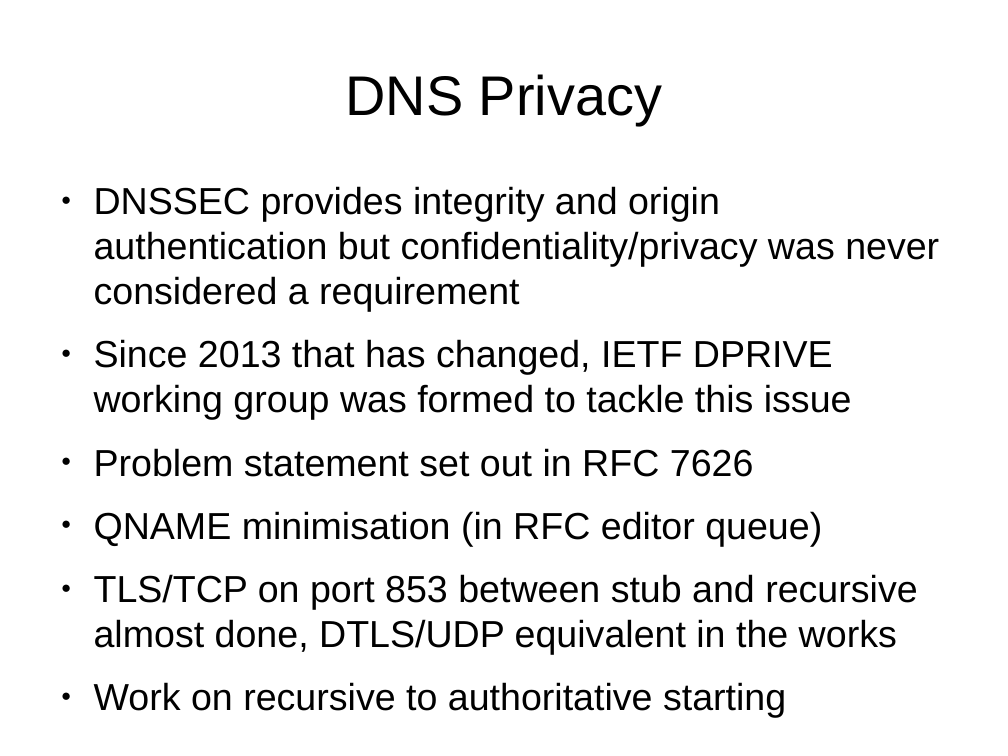
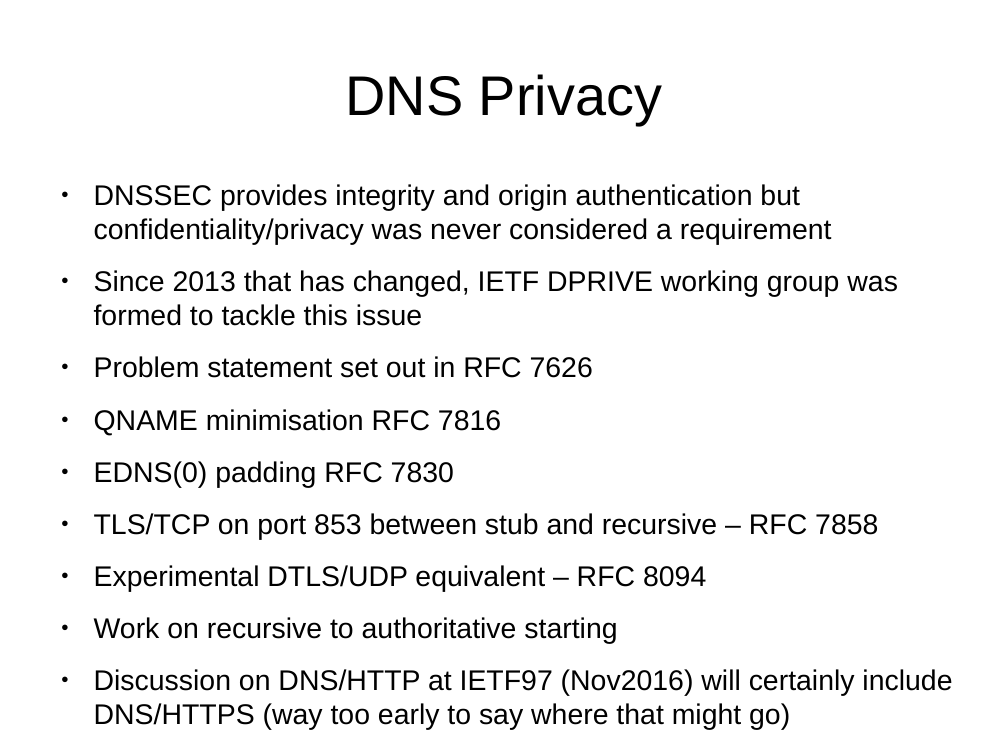
Before and after one commit to sftcd/cs7053, a slide deck: slide 15 of 2016lectures/08-snowdonia.odp (slide 14 before the commit). Drawn at 1008x756 pixels with LibreOffice and Linux fonts; fonts in the diff are those of the drawing; background and template pictures are left out. Boxes give left, top, right and bottom in pixels: in the first picture for what was removed or moved away, otherwise in the second. Text is boxed around its words. In the diff, an @@ line names an element or a change of style, - is before the commit and + after.

```diff
--- a/2016lectures/08-snowdonia.odp
+++ b/2016lectures/08-snowdonia.odp
@@ text at (94,184,898,644): size 29.6 to 22.4 pt in "DNSSEC provides integrity and origin authentication but ...", "Since 2013 that has changed, IETF DPRIVE ...", "Problem statement set out in RFC 7626", "Work on recursive to authoritative starting" @@
@@ text at (94,409,878,592): text changed; size 29.6 to 22.4 pt @@
-● QNAME minimisation (in RFC editor queue)
-● TLS/TCP on port 853 between stub and recursive almost done, DTLS/UDP equivalent in the works
+● QNAME minimisation RFC 7816
+● EDNS(0) padding RFC 7830
+● TLS/TCP on port 853 between stub and recursive – RFC 7858
+● Experimental DTLS/UDP equivalent – RFC 8094
@@ text at (94,669,952,730): paragraph added @@
+● Discussion on DNS/HTTP at IETF97 (Nov2016) will certainly include DNS/HTTPS (way too early to say where that might go)
```
Also in this commit, not shown: 17 other slides changed, 2 slides added, 1 slide removed, 1 other file.
